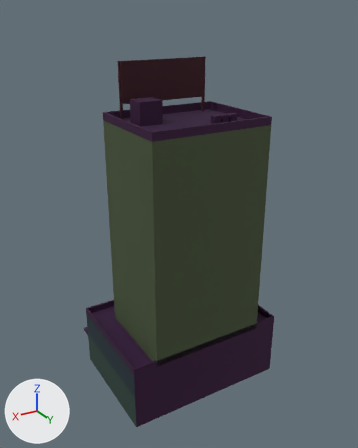
Renders of the glTF model public/assets/buildings/midrise_a.glb from each side of a commit.
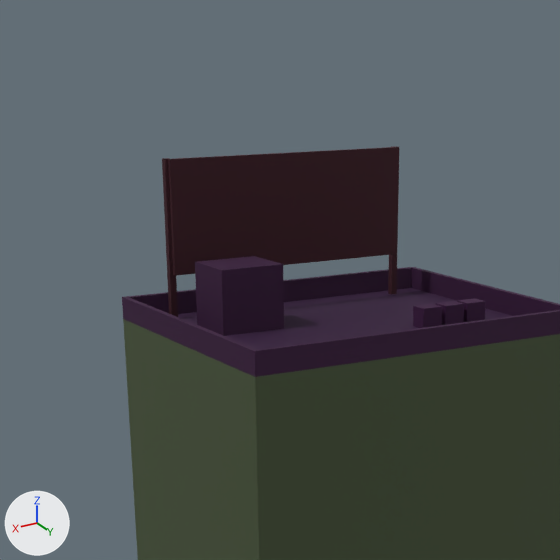
Each version is shown whole from a 50 mm camera at (31.6, 52.7, 49.6) aimed at (-0.2, -0.2, 23.2), then close up on the part from 16% to 74% of the width and 0% to 47% of the height. Arrows for +X, +Y and +Z are at lower left; the lights stay in place. The last two pictures show the newer version. Vertices at exactly the same position are counted once.

In view in the first close-up: 'midrise_a'.
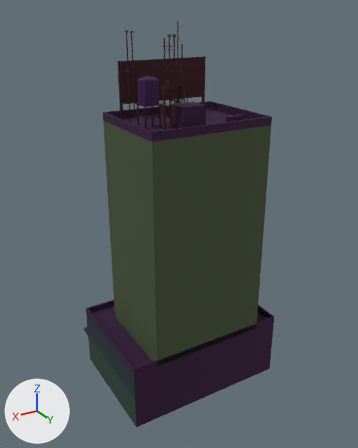
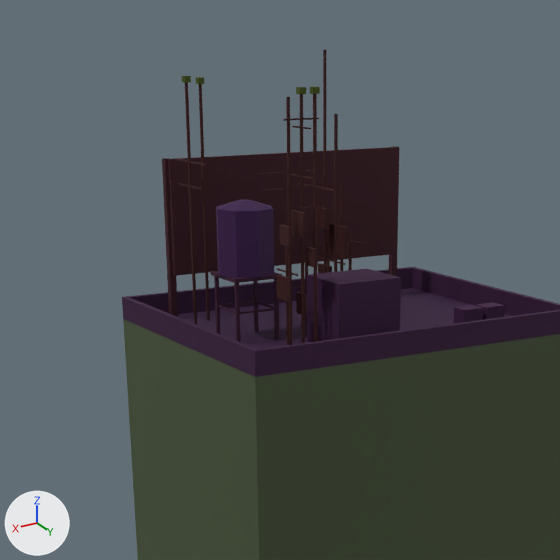
Edits to the bpy script that builds the scene:
```text
Change me_midrise_a:
    used by ob_midrise_a; location = (0.0, -0.9, 22.1); scale = (22.1, 22.1, 22.1)
    remove me_midrise_a.from_pydata(...)  # 128 vertices, 190 faces; spans x -0.51..0.51, y -0.4..0.4, z -1.0..1.0
    add me_midrise_a.from_pydata(...)  # 552 vertices, 782 faces; spans x -0.46..0.46, y -0.37..0.37, z -1.0..1.0
    me_midrise_a part 1: the loose piece of 28 vertices spanning x -0.36..0.36, y -0.18..0.4, z -0.62..0.73 is scaled about its middle by 0.91, then moved by (0.0, -0.01, -0.1)
    me_midrise_a part 2: the loose piece of 8 vertices spanning x 0.12..0.26, y -0.04..0.08, z 0.68..0.81 is moved by (-0.12, 0.22, -0.16)
    me_midrise_a part 3: the loose piece of 8 vertices spanning x -0.16..-0.11, y 0.19..0.23, z 0.68..0.72 is scaled about its middle by (0.0919, 0.115, 3.61), then moved by (0.25, -0.06, -0.1)
    me_midrise_a part 4: a new loose piece, a box spanning x 0.1139..0.12, y 0.1326..0.1691, z 0.571..0.6075, in mat_m_facade
    me_midrise_a part 5: the loose piece of 8 vertices spanning x -0.21..-0.17, y 0.19..0.23, z 0.68..0.72 is scaled about its middle by (0.0916, 0.115, 9.1), then moved by (0.23, -0.08, 0.01)
    me_midrise_a part 6: the loose piece of 8 vertices spanning x -0.27..-0.22, y 0.19..0.23, z 0.68..0.72 is scaled about its middle by (0.0916, 0.115, 9.98), then moved by (0.44, 0.03, 0.03)
    me_midrise_a part 7: a new loose piece, a box spanning x 0.1987..0.2048, y 0.2275..0.2576, z 0.7094..0.7395, in mat_m_facade
    me_midrise_a part 8: the loose piece of 8 vertices spanning x -0.28..-0.26, y -0.13..-0.12, z 0.68..1.0 is scaled about its middle by (0.306, 0.297, 0.554), then moved by (0.45, 0.33, -0.22)
    me_midrise_a part 9: a new loose piece, a box spanning x 0.1852..0.1913, y 0.1899..0.2286, z 0.6132..0.6519, in mat_m_facade
    me_midrise_a part 10: the loose piece of 8 vertices spanning x 0.26..0.28, y -0.13..-0.12, z 0.68..1.0 is scaled about its middle by (0.297, 0.297, 1.29), then moved by (-0.1, 0.37, -0.11)
    me_midrise_a part 11: a new loose piece, a box spanning x 0.1412..0.2053, y 0.2461..0.2487, z 0.9022..0.9047, in mat_m_facade
    me_midrise_a part 12: the loose piece of 8 vertices spanning x -0.27..0.27, y -0.12..-0.11, z 0.77..1.0 is scaled about its middle by (0.0214, 1.29, 0.0459), then moved by (0.17, 0.36, 0.06)
    me_midrise_a part 13: the loose piece of 8 vertices spanning x -0.16..-0.11, y 0.19..0.23, z 0.68..0.72 is copied, and the copy is scaled about its middle by (0.0919, 0.115, 10.1), then moved by (0.29, 0.05, 0.03); it spans x 0.16, y 0.26, z 0.53..0.94
    me_midrise_a part 14: a new loose piece, a box spanning x 0.1617..0.1679, y 0.2481..0.2769, z 0.6749..0.7038, in mat_m_facade
    me_midrise_a part 15: the loose piece of 8 vertices spanning x -0.16..-0.11, y 0.19..0.23, z 0.68..0.72 is copied, and the copy is scaled about its middle by (0.254, 0.318, 0.252), then moved by (0.29, 0.05, 0.24); it spans x 0.15..0.16, y 0.26..0.27, z 0.94..0.95
    me_midrise_a part 16: the loose piece of 8 vertices spanning x 0.26..0.28, y -0.13..-0.12, z 0.68..1.0 is copied, and the copy is scaled about its middle by (0.306, 0.306, 1.32), then moved by (-0.03, 0.1, -0.1); it spans x 0.24..0.25, y -0.02, z 0.53..0.95
    me_midrise_a part 17: 272 vertices added at x -0.25..0.26, y -0.12..0.26, z 0.53..1.0
    other edits to the shape of me_midrise_a do not show in these pictures
Change ob_midrise_a:
    ob_midrise_a.location: (0.0, -0.9, 22.1) -> (0.0, -0.9, 24.29)
    ob_midrise_a.scale: (22.1, 22.1, 22.1) -> (24.3, 24.3, 24.3)
```

Changed parts and their boxes (x1, y1, x2, y2) in the close-ups (560 x 560 px; the box of a moved part takes in the faces that stretch with it):
'midrise_a', reshaped, moved, rescaled: before (122, 146, 560, 560); after (122, 50, 560, 560)
part 1 of me_midrise_a, moved or reshaped: (190, 270, 506, 348) in both
part 2 of me_midrise_a, moved or reshaped: before (195, 256, 284, 336); after (307, 269, 401, 342)
part 3 of me_midrise_a, moved or reshaped: before (413, 304, 442, 328); after (305, 253, 308, 337)
part 4 of me_midrise_a, added: after (296, 292, 307, 316)
part 5 of me_midrise_a, moved or reshaped: before (435, 301, 464, 325); after (334, 114, 338, 272)
part 6 of me_midrise_a, moved or reshaped: before (457, 298, 486, 322); after (286, 97, 292, 345)
part 7 of me_midrise_a, added: after (280, 225, 292, 246)
part 8 of me_midrise_a, moved or reshaped: before (388, 146, 399, 295); after (285, 245, 289, 345)
part 9 of me_midrise_a, added: after (276, 275, 289, 302)
part 10 of me_midrise_a, moved or reshaped: before (162, 158, 178, 317); after (300, 94, 305, 343)
part 11 of me_midrise_a, added: after (283, 118, 319, 121)
part 12 of me_midrise_a, moved or reshaped: before (168, 147, 399, 276); after (296, 87, 306, 94)
part 13 of me_midrise_a, added (brown): after (313, 94, 317, 342)
part 14 of me_midrise_a, added: after (305, 247, 318, 267)
part 15 of me_midrise_a, added: after (310, 86, 320, 94)
part 16 of me_midrise_a, added: after (185, 82, 197, 325)
part 17 of me_midrise_a, added: after (162, 50, 505, 342)
